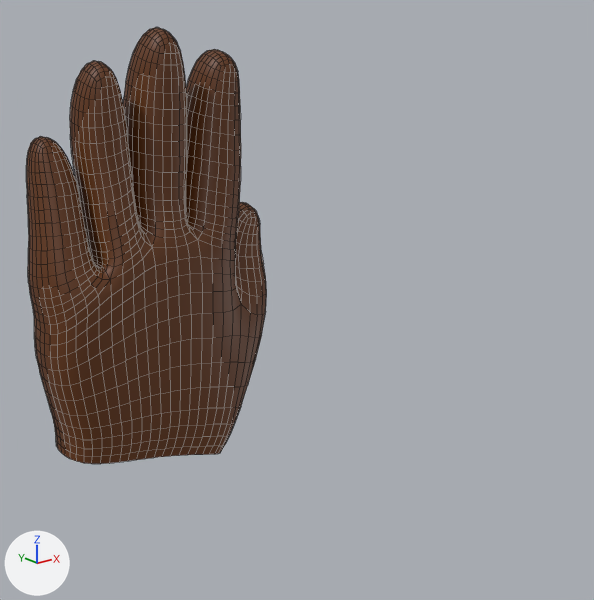
What one commit did to the Blender file src/assets/assets-older-backup-material/hand_1.blend.
The view is the same before and after, from a 50 mm camera at (-1.101, -1.868, 2.144) aimed at (0.185, -0.261, 1.501). Arrows for +X, +Y and +Z are at lower left; the lights stay in place. Mesh edges are drawn as thin lines.

The older version as bpy lines, for what is in view:
```python
me_cube = bpy.data.meshes.new('Cube')
me_cube.from_pydata(...)  # 166 vertices, 158 faces; spans x -0.74..0.38, y -0.29..0.18, z 0.05..1.77
me_cube.polygons.foreach_set('use_smooth', [True] * 158)
me_cube.materials.append(mat_material_002)  # brown #66360f
ob_cube = bpy.data.objects.new('Cube', me_cube)
ob_cube.location = (-0.169, 0.0, 0.992)
ob_cube.rotation_euler = (0.0, 0.0, 3.142)  # degrees (0, 0, 180)
ob_cube.scale = (0.677, 0.677, 0.677)
_m = ob_cube.modifiers.new('Subdivision', 'SUBSURF')
```
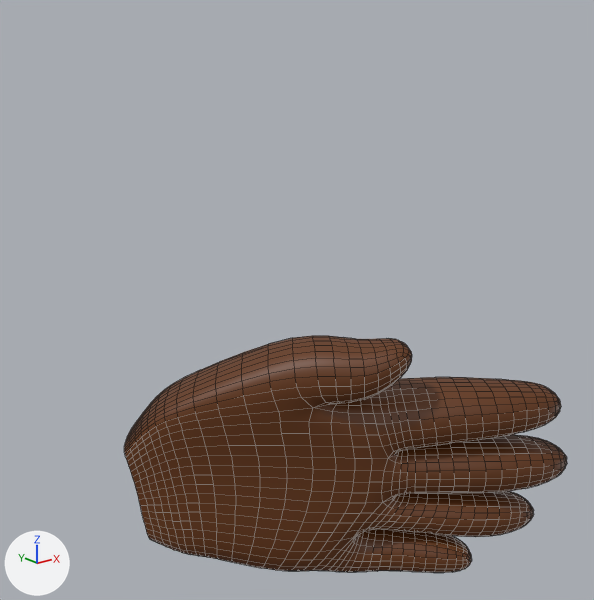
Diff of the bpy script that builds the scene:
```diff
--- a/src/assets/assets-older-backup-material/hand_1.blend.py
+++ b/src/assets/assets-older-backup-material/hand_1.blend.py
@@ me_cube @@
 # used by ob_cube; location = (-0.169, 0.0, 0.992); rotation_euler = (0.0, 0.0, 3.142), in degrees (0, 0, 180); scale = (0.677, 0.677, 0.677)
-me_cube.from_pydata(...)  # 166 vertices, 158 faces; spans x -0.74..0.38, y -0.29..0.18, z 0.05..1.77
+me_cube.from_pydata(...)  # 180 vertices, 172 faces; spans x -0.74..0.38, y -0.29..0.18, z -0.05..1.77
+# me_cube part 1
+# 14 vertices are added at x -0.19..0.28, y -0.1..0.11, z -0.05..0.07
+# 14 new faces join them
 me_cube.materials.append(mat_material_002)
@@ ob_cube @@
 ob_cube.location = (-0.169, 0.0, 0.992)
-ob_cube.rotation_euler = (0.0, 0.0, 3.142)  # degrees (0, 0, 180)
+ob_cube.rotation_euler = (-3.281, 1.51, 2.322)  # degrees (-188, 87, 133)
 ob_cube.scale = (0.677, 0.677, 0.677)
```

Pixel boxes [x1, y1, x2, y2] of what changed, in the pictures (594 x 600 px):
'Cube', reshaped, turned: before [26, 27, 267, 464]; after [124, 336, 567, 573]
part 1 of me_cube, added (brown): after [124, 400, 181, 552]
